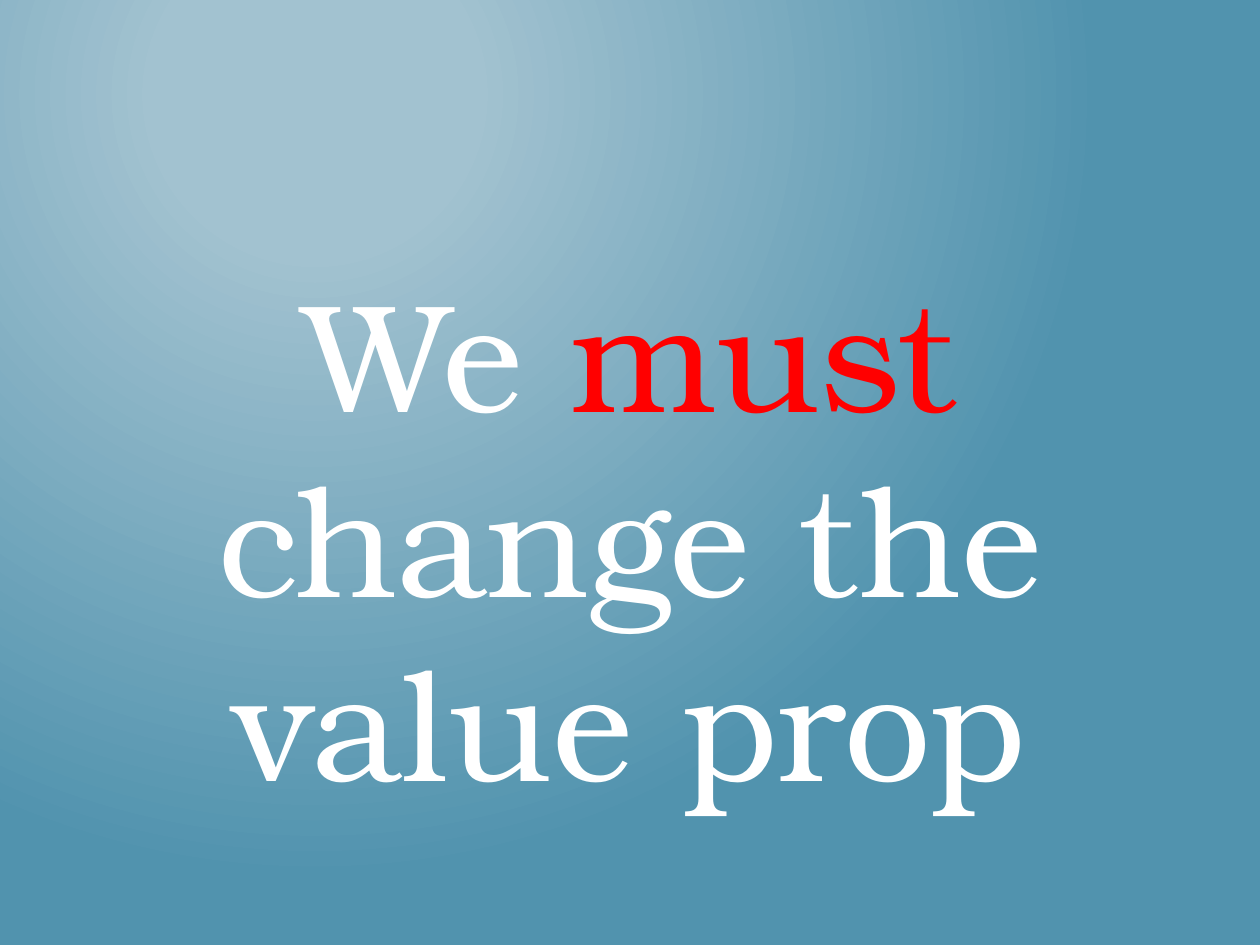
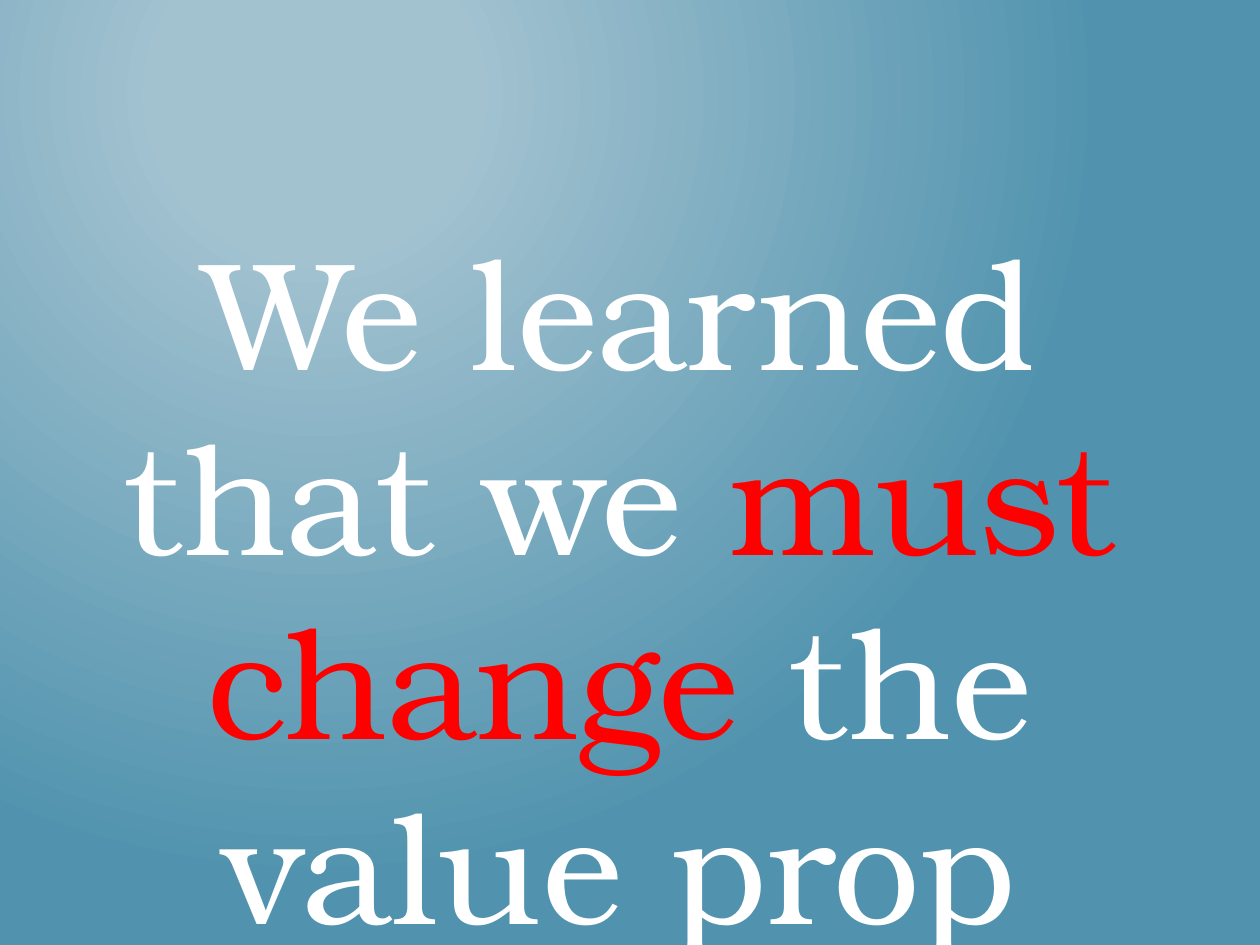
Before and after one commit to nikopj/Traveler-SCD, a slide deck: slide 12 of Traveler-SCD Midterm Presentation.pptx. Drawn at 1260x945 pixels with LibreOffice and Linux fonts; fonts in the diff are those of the drawing. Boxes give left, top, right and bottom in pixels: in the first picture for what was removed or moved away, otherwise in the second. Text is boxed around its words. In the diff, an @@ line names an element or a change of style, - is before the commit and + after.

Commit message:
updated powerpoint

```diff
--- a/Traveler-SCD Midterm Presentation.pptx
+++ b/Traveler-SCD Midterm Presentation.pptx
@@ text at [123,259,1116,945]: text changed @@
-We must change the value prop
+We learned that we must change the value prop
```
Also in this commit, not shown: 5 slides added, 1 slide removed.
